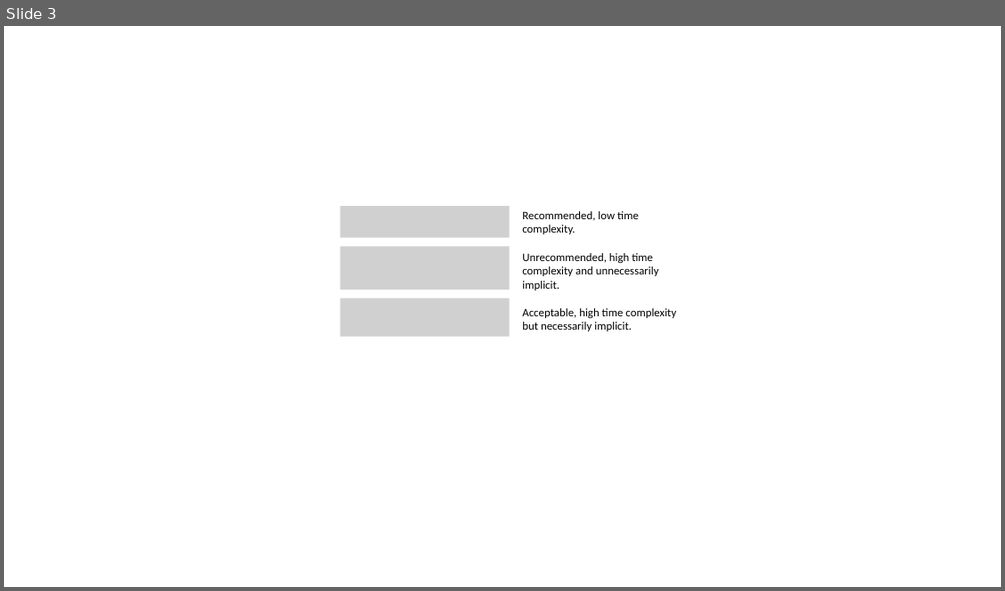
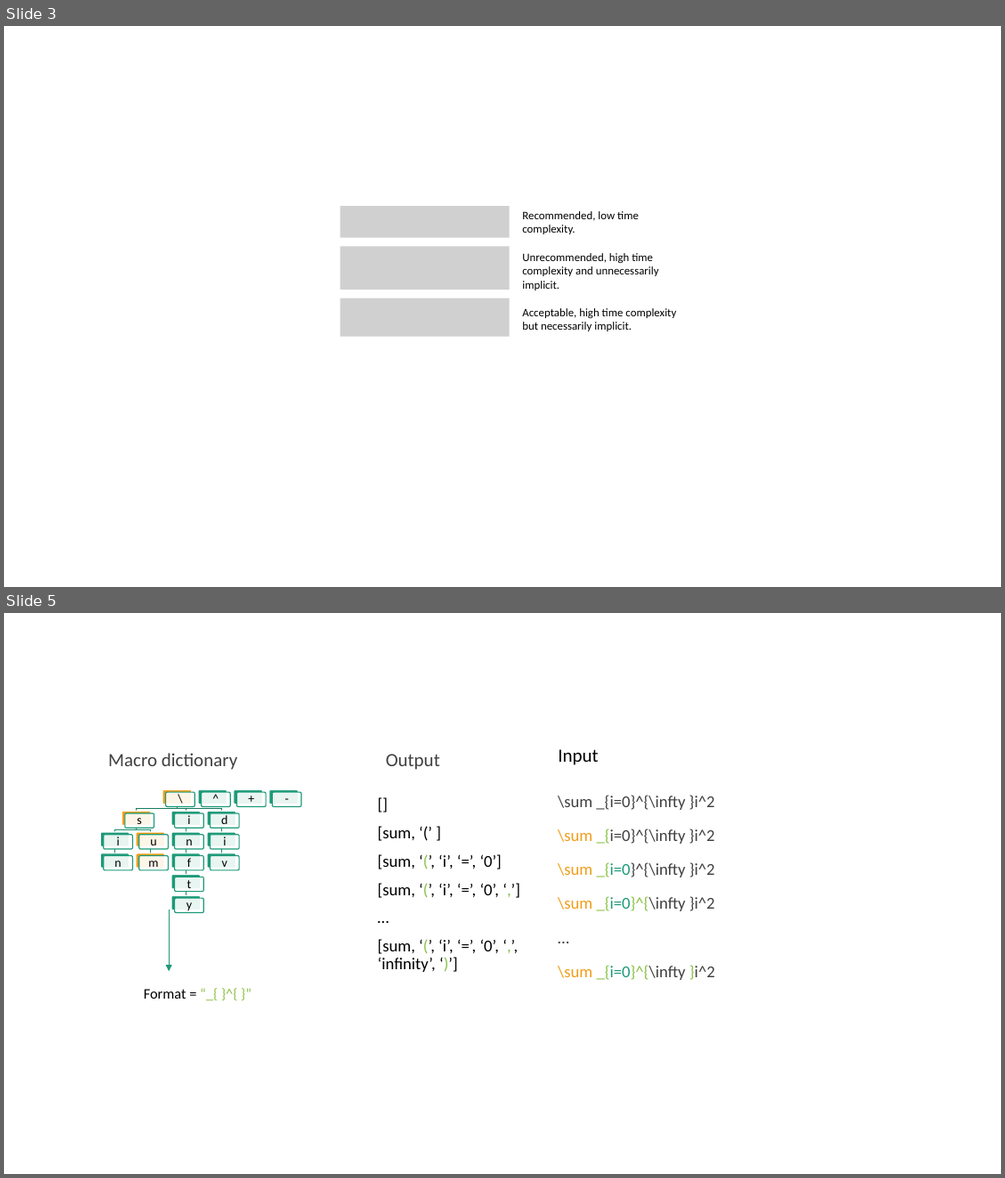
Before and after one commit to jiawei-zhang-a/Pendulum-beta, a slide deck: doc/illustrations.pptx. Shown one above the other, each under a label of ours: slide 3 before the commit, slides 3 and 5 after it; the slides between them are not shown. The pictures are 1005x591 and 1005x1178 pixels, drawn with LibreOffice and Linux fonts; fonts in the diff are those of the drawing; grey boxes stand for pictures. Boxes give left, top, right and bottom in pixels: in the first picture for what was removed or moved away, otherwise in the second. Text is boxed around its words. In the diff, an @@ line names an element or a change of style, - is before the commit and + after.

```diff
--- a/doc/illustrations.pptx
+++ b/doc/illustrations.pptx
@@ slide 5 added at [4, 613, 1001, 1174], background #FFFFFF @@
@@ group added at [100, 749, 715, 998]: 34 rounded rectangles, 23 texts, 13 freeform shapes, 1 arrow @@
+  Macro dictionary
+\
+s
+i
+n
+u
+m
+i
+n
+f
+t
+y
+d
+i
+v
+^
++
+-
+  Output
+\sum _{i=0}^{\infty }i^2
+\sum _{i=0}^{\infty }i^2
+\sum _{i=0}^{\infty }i^2
+\sum _{i=0}^{\infty }i^2
+…
+\sum _{i=0}^{\infty }i^2
+Input
+[]
+[sum, ‘(’ ]
+[sum, ‘(’, ‘i’, ‘=’, ‘0’]
+[sum, ‘(’, ‘i’, ‘=’, ‘0’, ‘,’]
+…
+[sum, ‘(’, ‘i’, ‘=’, ‘0’, ‘,’, ‘infinity’, ‘)’]
+Format = “_{ }^{ }”
```
Also in this commit, not shown: 1 slide changed, 1 other slide added, 19 other files.
